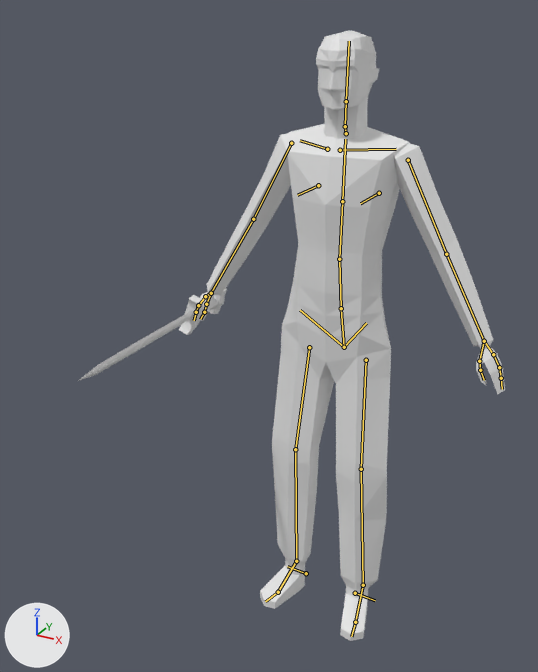
The Blender file salemstalker/Assets/3D/charatermodel/maincharacterblank.blend, before and after one commit.
Before and after are seen from a camera (50 mm lens) standing at (0.821, -1.918, 1.916) and looking at (-0.112, -0.221, 1.068). Arrows for +X, +Y and +Z are at lower left; the lights stay in place. The bones that bend it are drawn over the model as lines.
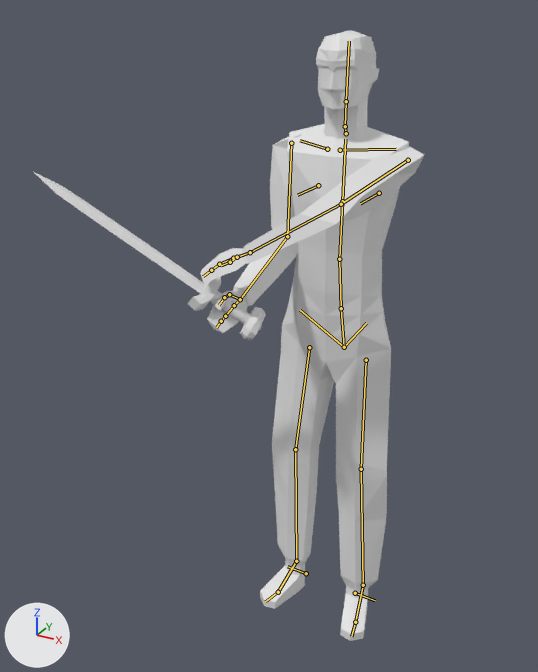
The newer file adds an action. The first version stands in its rest pose; the second is drawn at frame 20 of the action 'charge-loop'.

The edits, one by one:
Bone 'upper_arm.L' (bone_upper_arm_l) turns from (0, 0, 0) to (76, 28, -15) degrees about its own x, y and z.
Bone 'forearm.L' (bone_forearm_l) turns from (0, 0, 0) to (-20, 52, -60) degrees about its own x, y and z.
Bone 'upper_arm.R' (bone_upper_arm_r) turns from (0, 0, 0) to (12, 69, 42) degrees about its own x, y and z.
Bone 'forearm.R' (bone_forearm_r) turns from (0, 0, 0) to (12, -24, 55) degrees about its own x, y and z.

What differs and where, as boxes (x1, y1, x2, y2) in the pictures (538 x 672 px):
'Cube.002', posed (26% narrower, 22% shorter)
    before: (200, 133, 505, 394)
    after: (200, 130, 424, 333)
'Cylinder', posed (55% wider, 80% taller)
    before: (78, 288, 227, 381)
    after: (34, 172, 266, 340)
bone 'upper_arm.L', root to tip
    before: (408, 160) to (446, 254)
    after: (408, 160) to (341, 204)
bone 'forearm.L', root to tip
    before: (446, 254) to (484, 341)
    after: (341, 204) to (250, 252)
bone 'upper_arm.R', root to tip
    before: (291, 143) to (253, 219)
    after: (291, 143) to (287, 236)
bone 'forearm.R', root to tip
    before: (253, 219) to (211, 293)
    after: (287, 236) to (240, 299)
